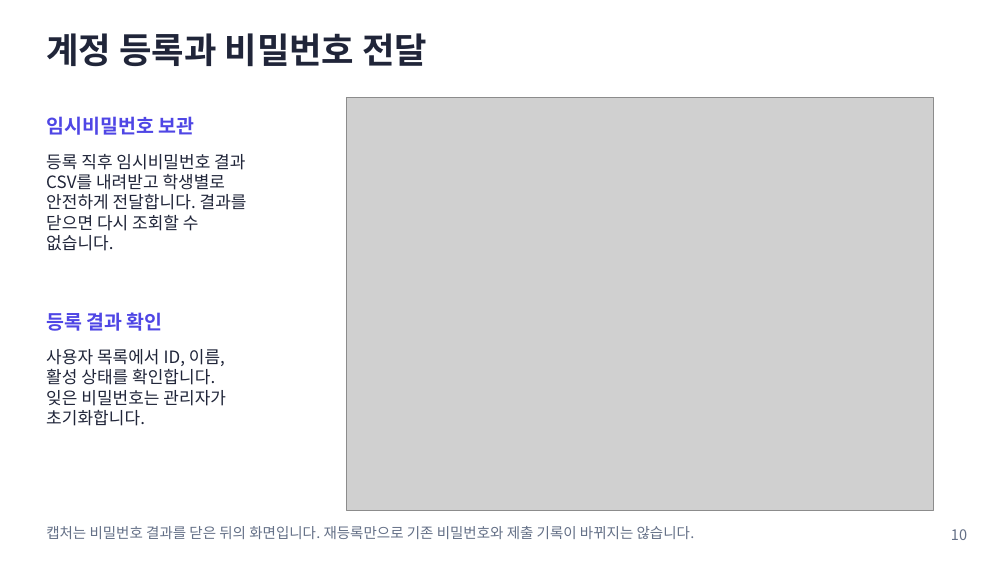
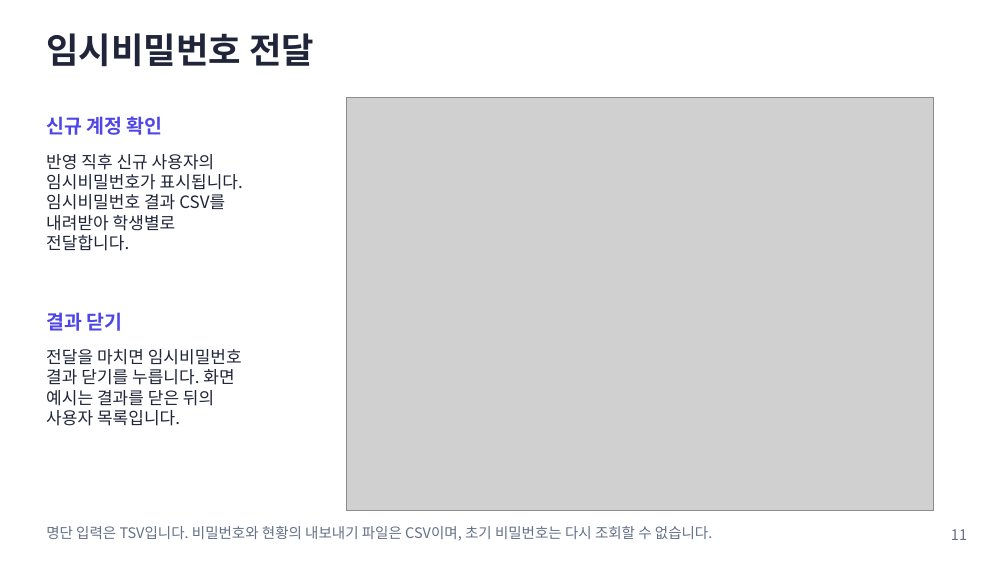
Before and after one commit to prozac0401/AssignmentHub, a slide deck: slide 11 of docs/manual/AssignmentHub_사용자_매뉴얼.pptx (slide 10 before the commit). Drawn at 1008x567 pixels with LibreOffice and Linux fonts; fonts in the diff are those of the drawing; grey boxes stand for pictures. Boxes give left, top, right and bottom in pixels: in the first picture for what was removed or moved away, otherwise in the second. Text is boxed around its words. In the diff, an @@ line names an element or a change of style, - is before the commit and + after.

```diff
--- a/docs/manual/AssignmentHub_사용자_매뉴얼.pptx
+++ b/docs/manual/AssignmentHub_사용자_매뉴얼.pptx
@@ text at bbox=[46, 33, 314, 67]: text changed @@
-계정 등록과 비밀번호 전달
+임시비밀번호 전달
@@ text at bbox=[46, 116, 163, 135]: text changed @@
-임시비밀번호 보관
+신규 계정 확인
@@ text at bbox=[46, 154, 243, 251]: text changed @@
-등록 직후 임시비밀번호 결과
-CSV를 내려받고 학생별로
-안전하게 전달합니다. 결과를
-닫으면 다시 조회할 수
-없습니다.
+반영 직후 신규 사용자의
+임시비밀번호가 표시됩니다.
+임시비밀번호 결과 CSV를
+내려받아 학생별로
+전달합니다.
@@ text at bbox=[46, 312, 123, 331]: text changed @@
-등록 결과 확인
+결과 닫기
@@ text at bbox=[46, 349, 242, 426]: text changed @@
-사용자 목록에서 ID, 이름,
-활성 상태를 확인합니다.
-잊은 비밀번호는 관리자가
-초기화합니다.
+전달을 마치면 임시비밀번호
+결과 닫기를 누릅니다. 화면
+예시는 결과를 닫은 뒤의
+사용자 목록입니다.
@@ text at bbox=[46, 526, 712, 540]: text changed @@
-캡처는 비밀번호 결과를 닫은 뒤의 화면입니다. 재등록만으로 기존 비밀번호와 제출 기록이 바뀌지는 않습니다.
+명단 입력은 TSV입니다. 비밀번호와 현황의 내보내기 파일은 CSV이며, 초기 비밀번호는 다시 조회할 수 없습니다.
@@ text at bbox=[951, 529, 967, 540]: text changed @@
-10
+11
```
Also in this commit, not shown: 25 other slides changed, 9 slides added, 1 slide removed, 54 other files.
